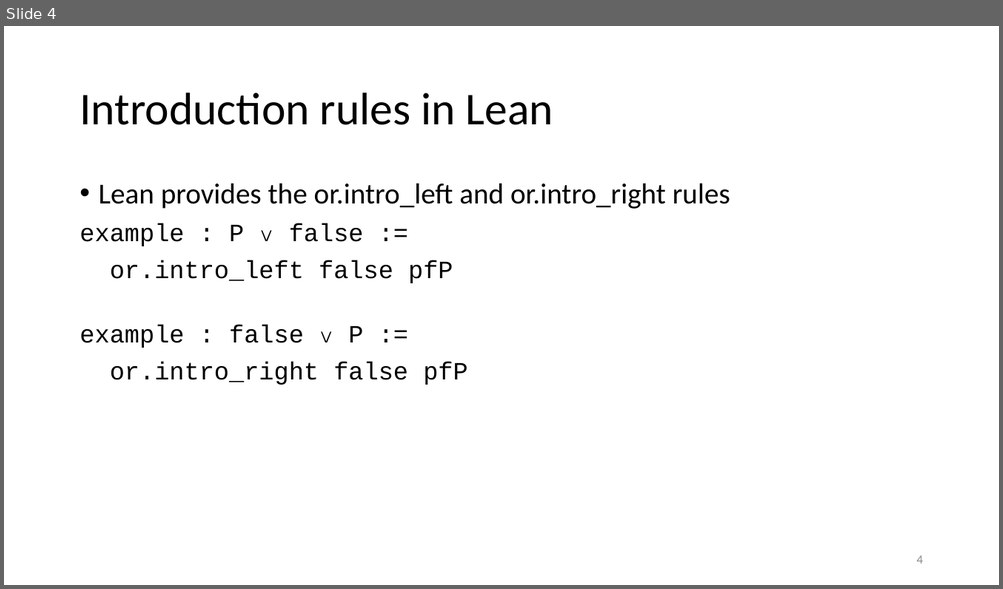
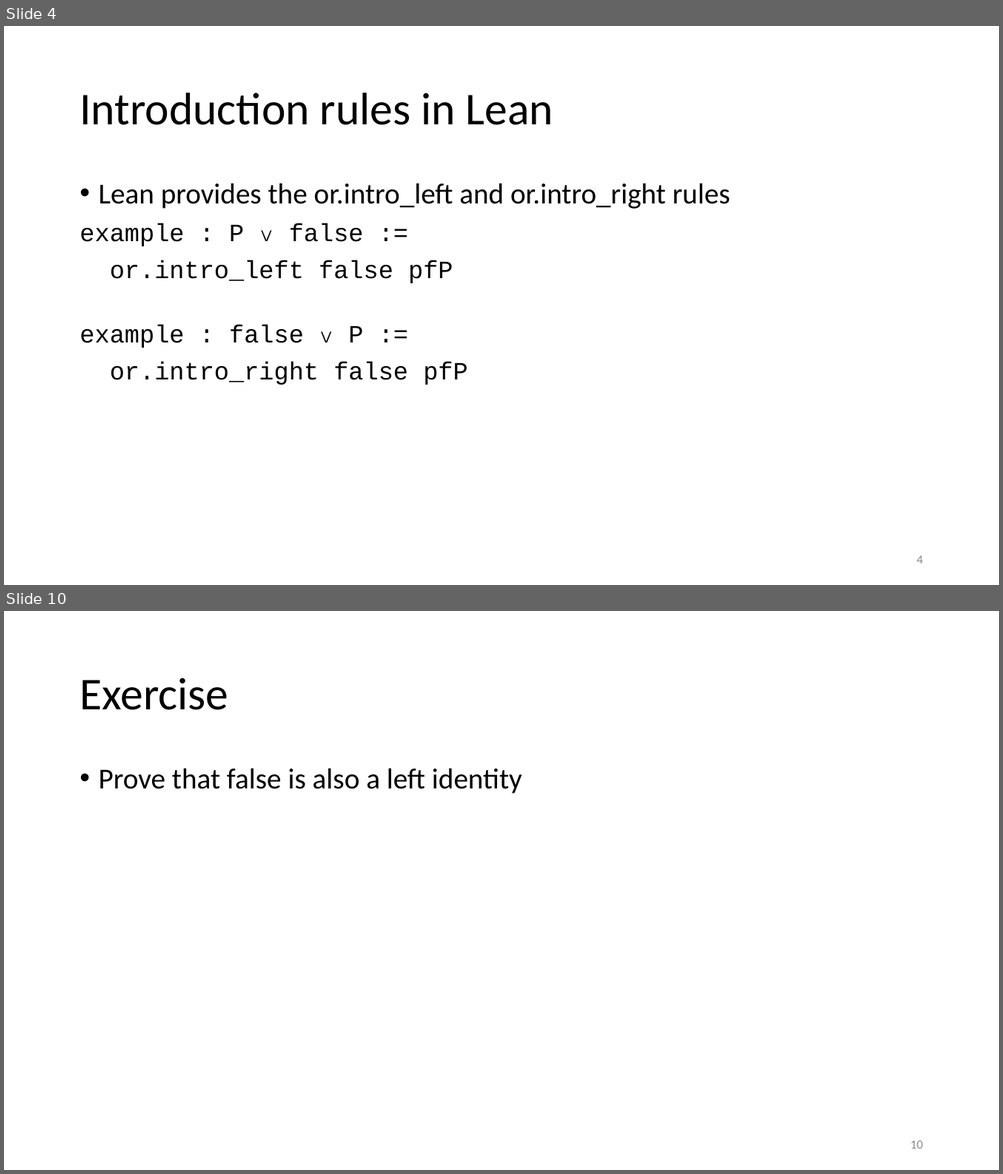
Before and after one commit to kevinsullivan/cs-dm, a slide deck: 09_Disjunction/Disjunction.pptx. Shown one above the other, each under a label of ours: slide 4 before the commit, slides 4 and 10 after it; the slides between them are not shown. The pictures are 1003x589 and 1003x1174 pixels, drawn with LibreOffice and Linux fonts; fonts in the diff are those of the drawing. Boxes give left, top, right and bottom in pixels: in the first picture for what was removed or moved away, otherwise in the second. Text is boxed around its words. In the diff, an @@ line names an element or a change of style, - is before the commit and + after.

```diff
--- a/09_Disjunction/Disjunction.pptx
+++ b/09_Disjunction/Disjunction.pptx
@@ slide 10 added at box(4, 611, 999, 1170), background #FFFFFF @@
@@ title added at box(79, 678, 228, 710), 44 pt, text #000000 @@
+Exercise
@@ text added at box(99, 768, 522, 794), 28 pt, text #000000 @@
+• Prove that false is also a left identity
@@ page number added at box(910, 1141, 922, 1149), 12 pt, text #8C8C8C @@
+10
```
Also in this commit, not shown: 2 slides changed, 4 other slides added, 1 slide removed, 1 other file.
